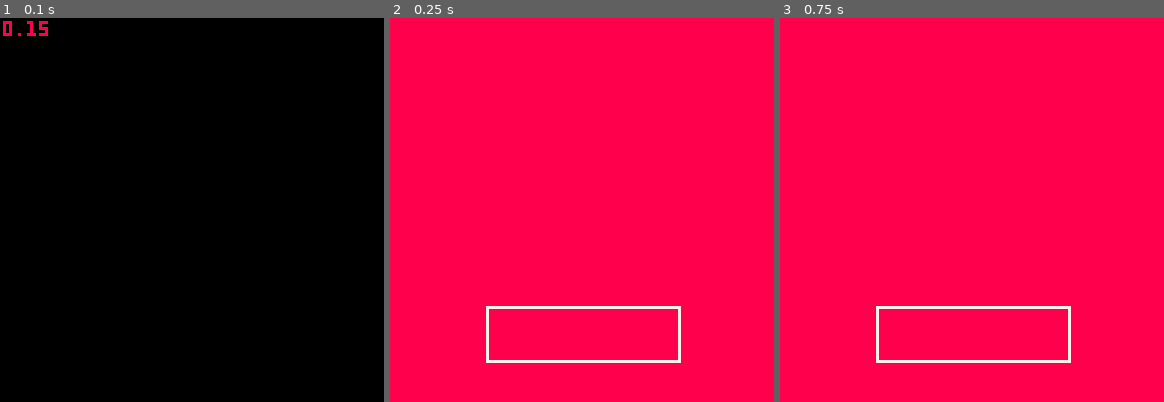
Above: before the commit, frames 1-3 (left to right).
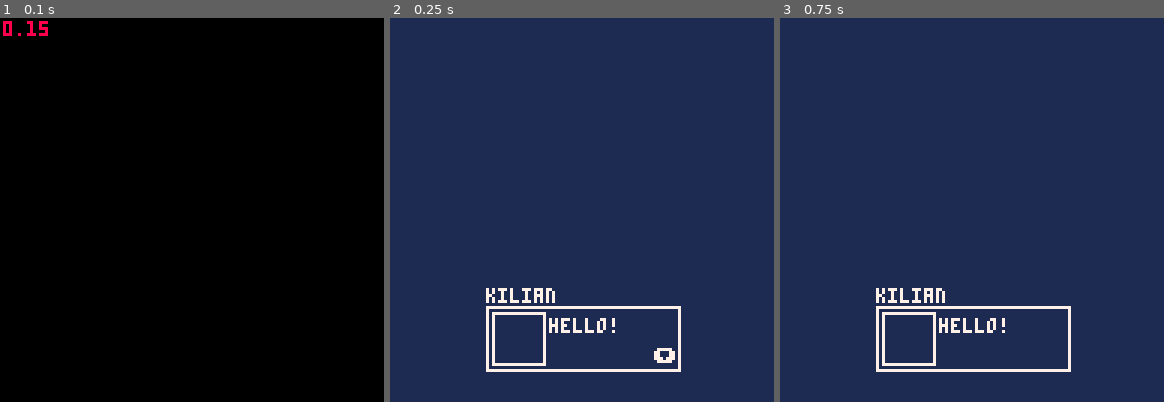
Above: after the commit, the same moments.

Repository: karjona/ondatra
Game: PICO-8 cartridge ondatra.p8
Two runs of this game, one before a commit and one after it. Both use one fixed random seed, a clock stepped at 60 frames per second and the inputs below.
Inputs:
- Up to frame 1 (0.1 s): no input
- Up to frame 2 (0.25 s): no input
- Up to frame 3 (0.75 s): no input

Frame 1 is identical in both runs. In frame 2, 99% of the frame differs, in the area x 0-100%, y 0-100%; in frame 3, 99%.

Commit message:
Update radio message display and actor name

Diff:
--- a/src/main.lua
+++ b/src/main.lua
@@ -21,7 +21,7 @@
 
 function start_game()
   radio = {}
-  say("a.", "hello!")
+  say("kilian", "hello!", true)
   _upd = upd_battle
   _drw = drw_battle
 end
--- a/src/scenes/battle.lua
+++ b/src/scenes/battle.lua
@@ -2,6 +2,6 @@
 end
 
 function drw_battle()
-  cls(8)
+  cls(1)
   print_radio()
 end
--- a/src/utilities/say.lua
+++ b/src/utilities/say.lua
@@ -1,7 +1,12 @@
-function say(actor, message)
+function say(actor, message, multipart)
+  if multipart == nil then
+    multipart = false
+  end
+
   local radio_message = {
     actor = actor,
-    message = message
+    message = message,
+    multipart = multipart
   }
 
   add(radio, radio_message)
@@ -9,6 +14,18 @@
 
 function print_radio()
   if #radio > 0 then
-    rect(32, 96, 96, 114, 7)
+    rect(32, 96, 96, 117, 7) -- outter box
+    rect(34, 98, 51, 115, 7) -- portrait box
+    print(radio[1].actor, 32, 90) -- actor name
+    print(radio[1].message, 53, 100) -- message
+
+    -- button indicator
+    if t() % 1 < 0.5 then
+      if radio[1].multipart then
+        print("⬇️", 88, 110)
+      else
+        print("❎", 88, 110)
+      end
+    end
   end
 end
